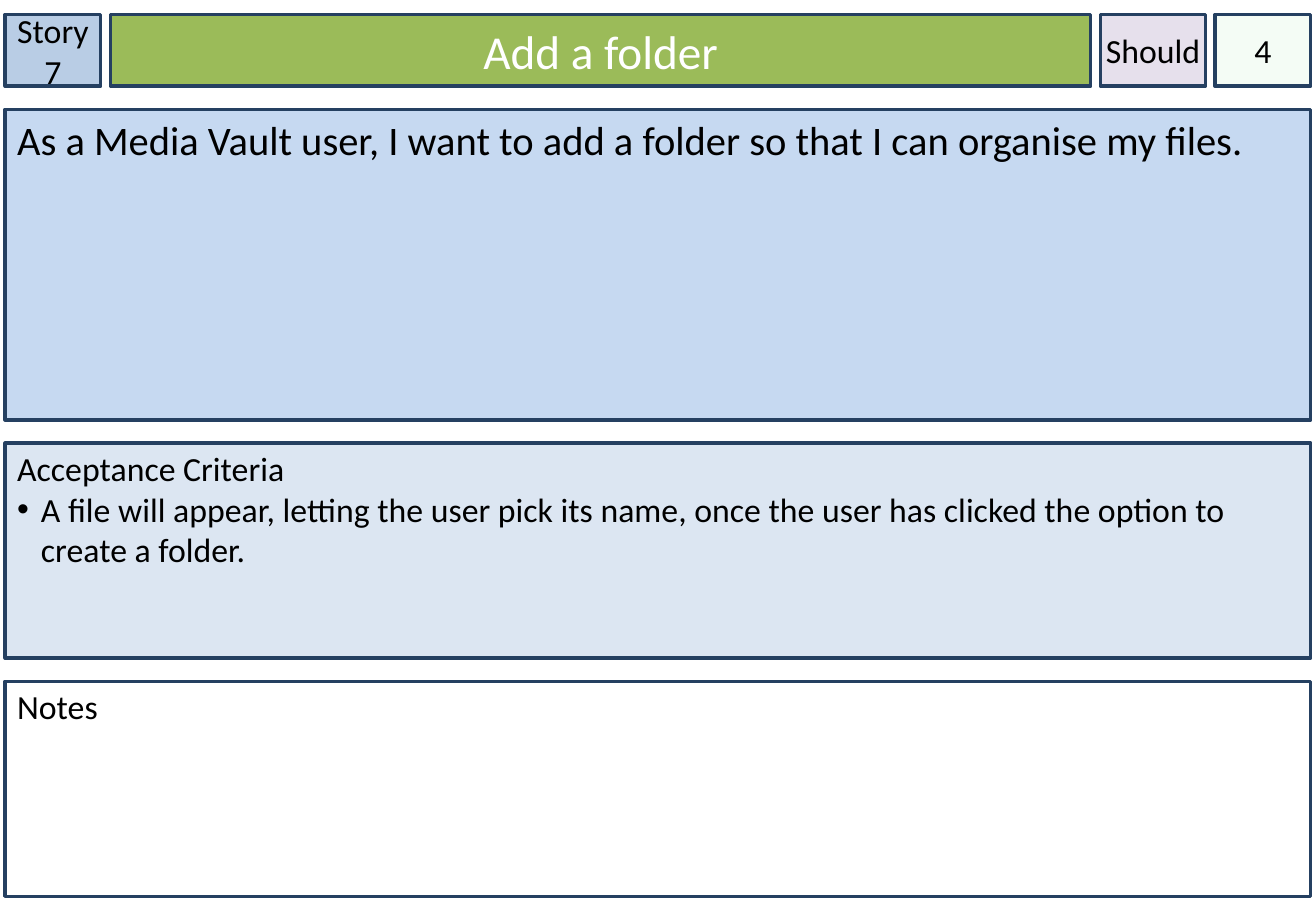
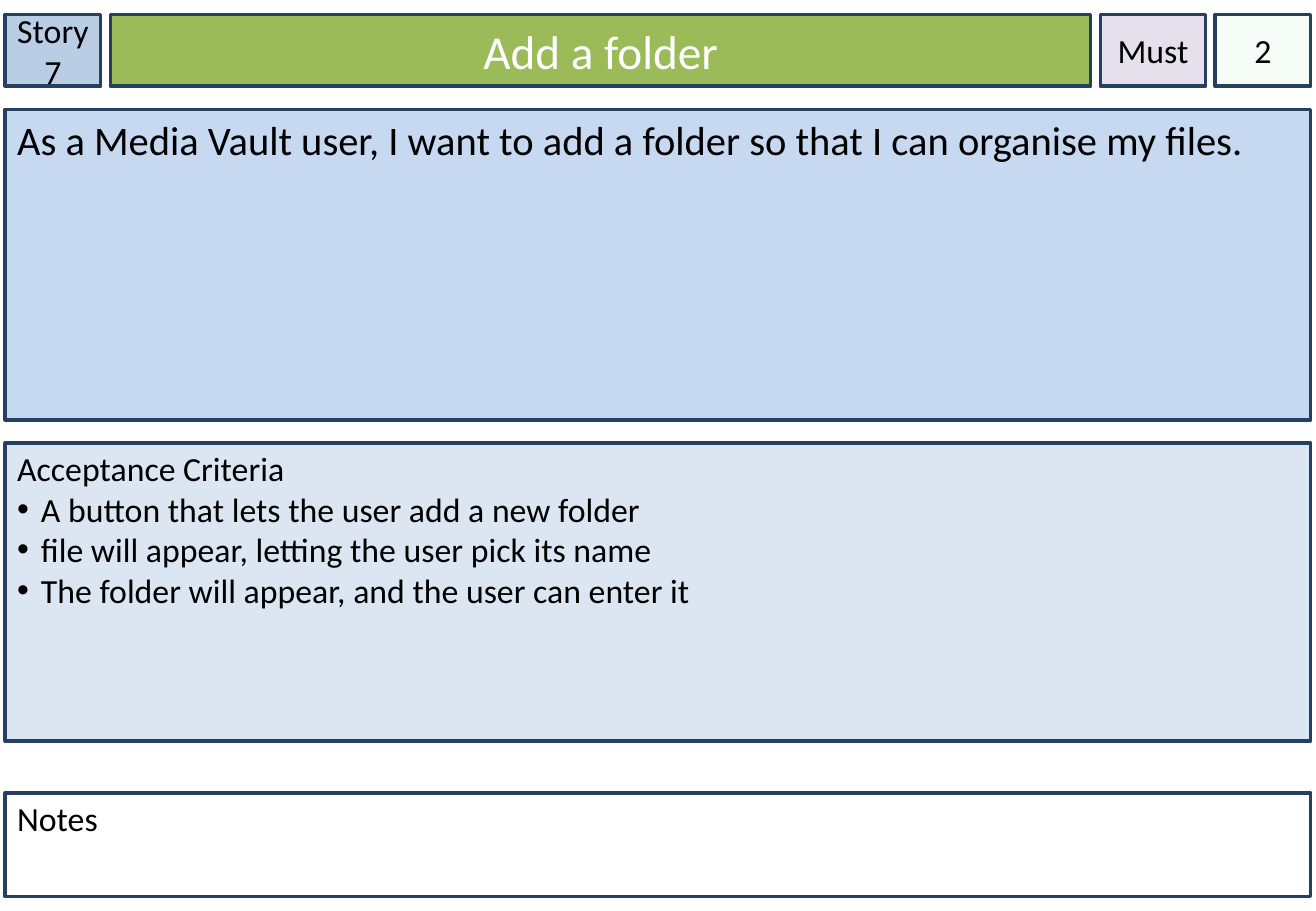
Before and after one commit to Lewibra/IFB299, a slide deck: slide 10 of Stories/Story Cards.pptx (slide 9 before the commit). Drawn at 1316x911 pixels with LibreOffice and Linux fonts; fonts in the diff are those of the drawing. Boxes give left, top, right and bottom in pixels: in the first picture for what was removed or moved away, otherwise in the second. Text is boxed around its words. In the diff, an @@ line names an element or a change of style, - is before the commit and + after.

```diff
--- a/Stories/Story Cards.pptx
+++ b/Stories/Story Cards.pptx
@@ text in rectangle at bbox=[1118, 41, 1189, 64]: text changed @@
-Should
+Must
@@ text in rectangle at bbox=[1254, 41, 1271, 63]: text changed @@
-4
+2
@@ rectangle "Acceptance Criteria": place and size @@
-rectangle "Acceptance Criteria" at bbox=[5, 444, 1311, 659]
+rectangle "Acceptance Criteria" at bbox=[5, 444, 1311, 741]
@@ text in rectangle at bbox=[41, 498, 689, 609]: text changed @@
-• A file will appear, letting the user pick its name, once the user has clicked the option to create a folder.
+• A button that lets the user add a new folder
+• file will appear, letting the user pick its name
+• The folder will appear, and the user can enter it
@@ rectangle "Notes": place and size @@
-rectangle "Notes" at bbox=[5, 682, 1311, 897]
+rectangle "Notes" at bbox=[5, 793, 1311, 897]
```
Also in this commit, not shown: 20 other slides changed, 2 slides added, 2 slides removed.
